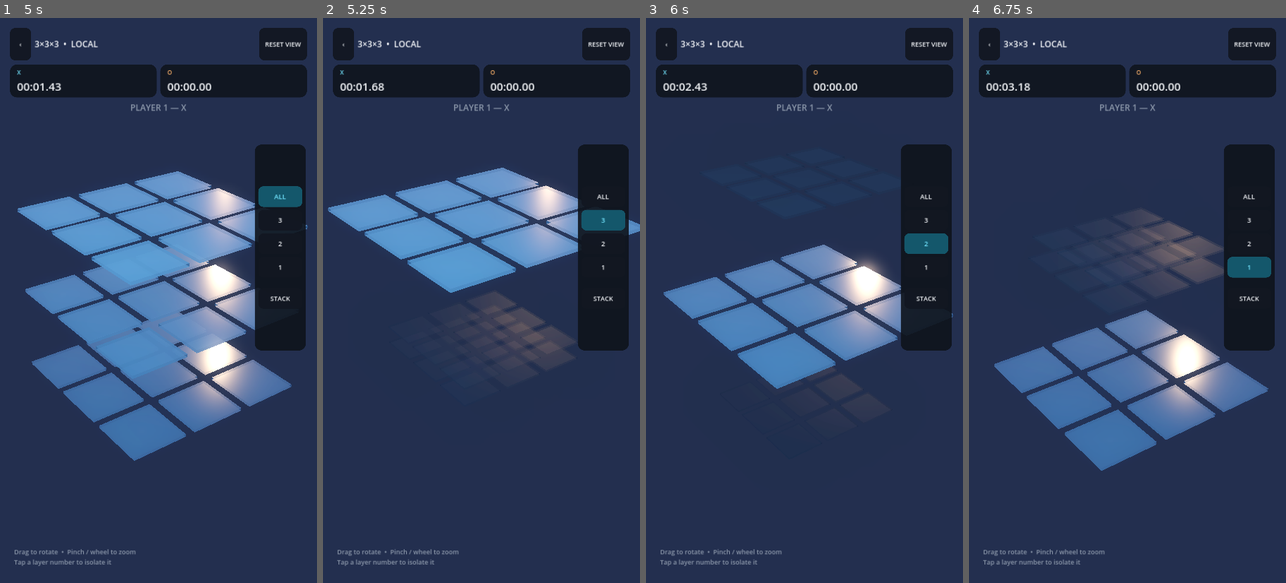
Above: before the commit, frames 1-4 (left to right).
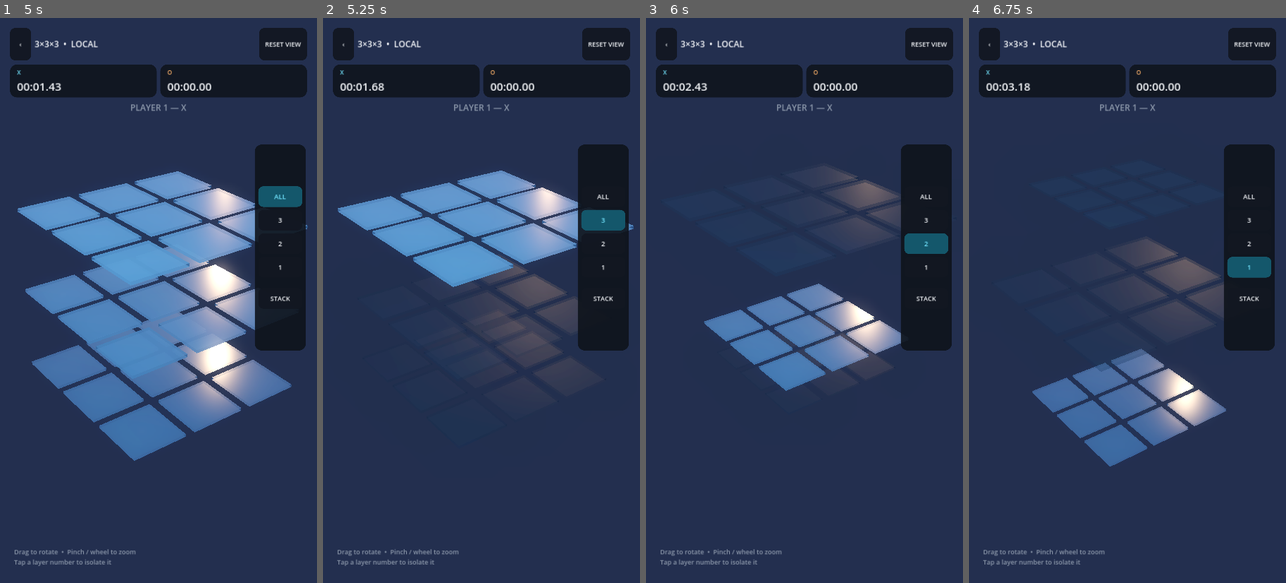
Above: after the commit, the same moments.

Repository: Creativebrook/tic3
Game: Godot game, scene res://scenes/main.tscn
The game is run twice, just before and just after one commit, with the same random seed, the same clock (stepped at 60 frames per second) and the same inputs.
Inputs:
- Up to frame 1 (5 s): click "PLAYER vs COMPUTER" at 0.5 s; click "START GAME" at 1.25 s; click "‹" at 2 s; click "PLAYER vs PLAYER" at 2.75 s; click "START GAME" at 3.5 s; click "ALL" at 4.25 s
- Up to frame 2 (5.25 s): click "3" at 5 s
- Up to frame 3 (6 s): click "2" at 5.75 s
- Up to frame 4 (6.75 s): click "1" at 6.5 s

Frame 1 is identical in both runs. In frame 2, 3.7% of the frame differs, in the area x 1-100%, y 26-64%; in frame 3, 9.3%; in frame 4, 11%, in the area x 8-95%, y 33-81%.

Commit message:
feat: B5 polish adaptive stack density and motion

Diff:
--- a/scripts/board_view.gd
+++ b/scripts/board_view.gd
@@ -240,13 +240,21 @@
 	if not stack_mode or board == null or board.size <= 1:
 		return Vector3.ONE
 	var depth_t := float(layer_index) / float(board.size - 1)
-	return Vector3.ONE * lerp(0.88, 1.08, depth_t)
+	var min_scale := 0.90
+	var max_scale := 1.08
+	if board.size == 4:
+		min_scale = 0.88
+		max_scale = 1.05
+	elif board.size >= 5:
+		min_scale = 0.86
+		max_scale = 1.02
+	return Vector3.ONE * lerp(min_scale, max_scale, depth_t)
 
 func _piece_target_height(layer_index: int) -> float:
 	if not stack_mode or board == null or board.size <= 1:
 		return 0.18
 	var depth_t := float(layer_index) / float(board.size - 1)
-	return lerp(0.17, 0.27, depth_t)
+	return lerp(0.17, 0.25, depth_t)
 
 func _apply_piece_depth_cues(animated := false) -> void:
 	for idx in piece_nodes.keys():
@@ -259,12 +267,18 @@
 		var tag := piece.get_node_or_null("LevelTag") as Label3D
 		if tag:
 			tag.visible = stack_mode
+			var tag_factor := 1.0
+			if board != null and board.size == 4:
+				tag_factor = 0.90
+			elif board != null and board.size >= 5:
+				tag_factor = 0.80
+			tag.scale = Vector3.ONE * tag_factor
 
 		if animated:
-			var tw := piece.create_tween().set_trans(Tween.TRANS_CUBIC).set_ease(Tween.EASE_OUT)
+			var tw := piece.create_tween().set_trans(Tween.TRANS_QUINT).set_ease(Tween.EASE_IN_OUT)
 			tw.set_parallel(true)
-			tw.tween_property(piece, "scale", target_scale, 0.30)
-			tw.tween_property(piece, "position:y", target_y, 0.30)
+			tw.tween_property(piece, "scale", target_scale, 0.38)
+			tw.tween_property(piece, "position:y", target_y, 0.38)
 		else:
 			piece.scale = target_scale
 			piece.position.y = target_y
@@ -373,17 +387,30 @@
 		var interactive := focused_layer < 0 or z == focused_layer
 
 		if stack_mode:
-			# B2: use a compact diagonal cascade instead of placing every level on
-			# the exact same footprint. The offset is small enough to read columns,
-			# but large enough to expose level order in a 3/4 camera.
+			# B5 adaptive cascade: enough parallax to read the level order without
+			# making 4³/5³ visually sprawl beyond the portrait viewport.
 			var stack_center := (float(board.size) - 1.0) * 0.5
 			var level_offset := float(z) - stack_center
-			target = Vector3(level_offset * 0.16, level_offset * 0.34, -level_offset * 0.13)
-			target_scale = Vector3.ONE * 0.94
-			# Slight depth gradient helps the planes separate without becoming
-			# opaque. Piece-specific depth cues remain a B3 task.
+			var step_x := 0.18
+			var step_y := 0.38
+			var step_z := 0.15
+			var stack_scale := 0.96
+			if board.size == 4:
+				step_x = 0.15
+				step_y = 0.32
+				step_z = 0.12
+				stack_scale = 0.93
+			elif board.size >= 5:
+				step_x = 0.12
+				step_y = 0.28
+				step_z = 0.10
+				stack_scale = 0.90
+			target = Vector3(level_offset * step_x, level_offset * step_y, -level_offset * step_z)
+			target_scale = Vector3.ONE * stack_scale
 			var depth_t := 0.5 if board.size <= 1 else float(z) / float(board.size - 1)
-			panel_opacity = lerp(0.26, 0.38, depth_t)
+			var opacity_low := 0.26 if board.size <= 3 else 0.22
+			var opacity_high := 0.38 if board.size <= 3 else 0.34
+			panel_opacity = lerp(opacity_low, opacity_high, depth_t)
 			panel_dim = lerp(0.48, 0.72, depth_t)
 			piece_opacity = 1.0
 		elif focused_layer >= 0:
@@ -405,10 +432,10 @@
 		_set_layer_interactive(layer_roots[z], interactive)
 
 		if animated:
-			var tw := layer_roots[z].create_tween().set_trans(Tween.TRANS_CUBIC).set_ease(Tween.EASE_OUT)
+			var tw := layer_roots[z].create_tween().set_trans(Tween.TRANS_QUINT).set_ease(Tween.EASE_IN_OUT)
 			tw.set_parallel(true)
-			tw.tween_property(layer_roots[z], "position", target, 0.34)
-			tw.tween_property(layer_roots[z], "scale", target_scale, 0.34)
+			tw.tween_property(layer_roots[z], "position", target, 0.44)
+			tw.tween_property(layer_roots[z], "scale", target_scale, 0.44)
 		else:
 			layer_roots[z].position = target
 			layer_roots[z].scale = target_scale
